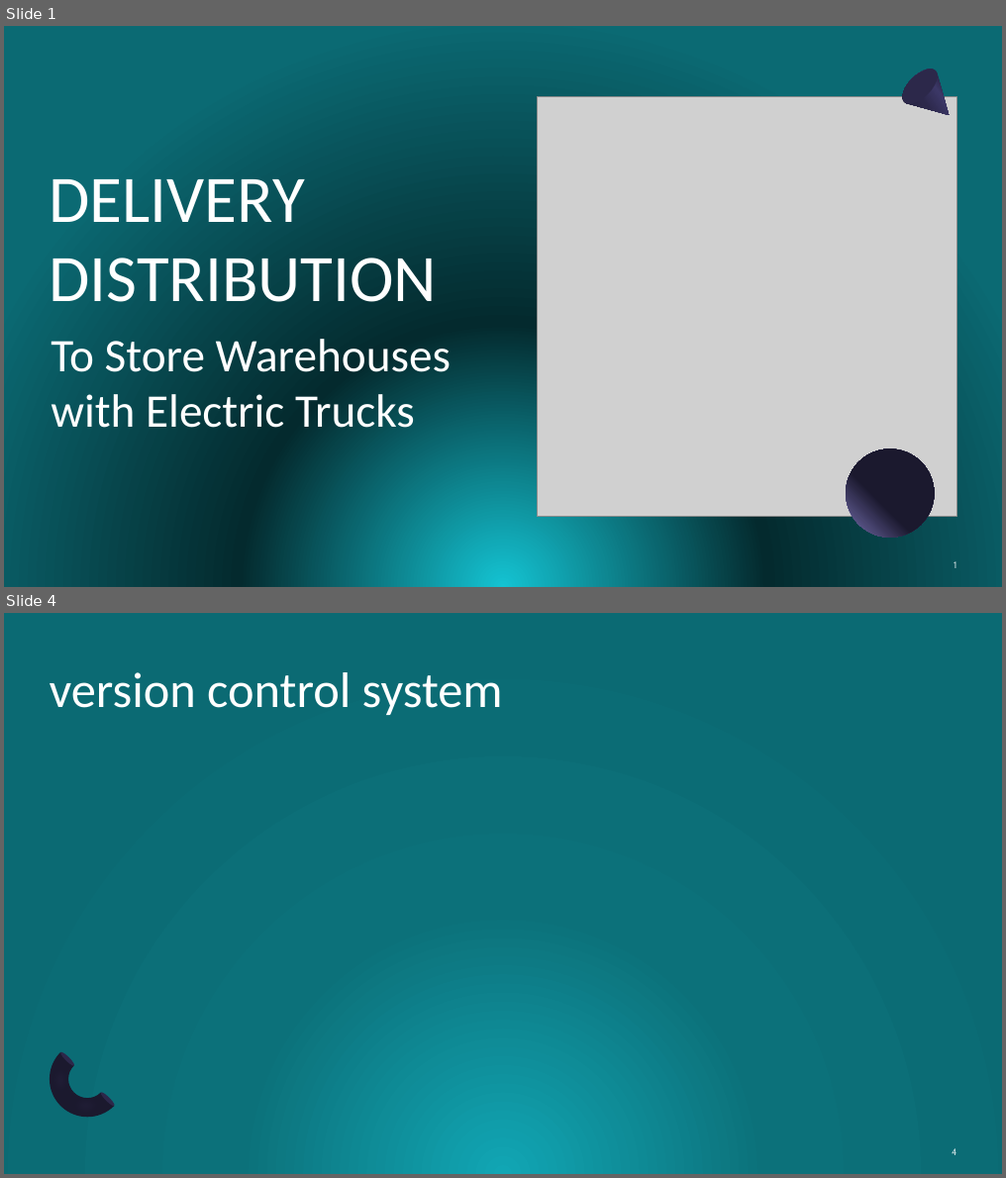
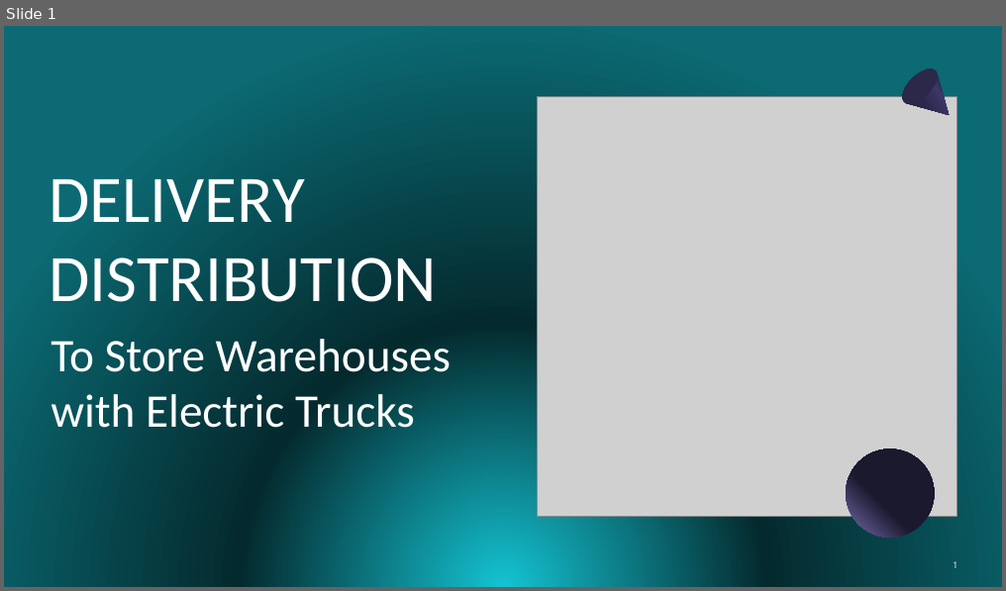
Before and after one commit to prmika/ErasmusProject, a slide deck: Documentation/presentation_lapr5_11_01_2023.pptx. Shown one above the other, each under a label of ours: slides 1 and 4 before the commit, slide 1 after it; the slides between them are not shown. The pictures are 1006x1178 and 1006x591 pixels, drawn with LibreOffice and Linux fonts; fonts in the diff are those of the drawing; grey boxes stand for pictures. Boxes give left, top, right and bottom in pixels: in the first picture for what was removed or moved away, otherwise in the second. Text is boxed around its words. In the diff, an @@ line names an element or a change of style, - is before the commit and + after.

```diff
--- a/Documentation/presentation_lapr5_11_01_2023.pptx
+++ b/Documentation/presentation_lapr5_11_01_2023.pptx
@@ slide 4 removed at [4, 613, 1002, 1174], background gradient #11A6B4 to #0C717A to #0B6A73 @@
@@ title removed at [50, 672, 503, 715] @@
-version control system
@@ group removed at [34, 1049, 118, 1134]: 2 freeform shapes, 2 ellipses @@
@@ page number removed at [951, 1149, 956, 1156] @@
-4
```
Also in this commit, not shown: 10 slides added, 3 other slides removed.
